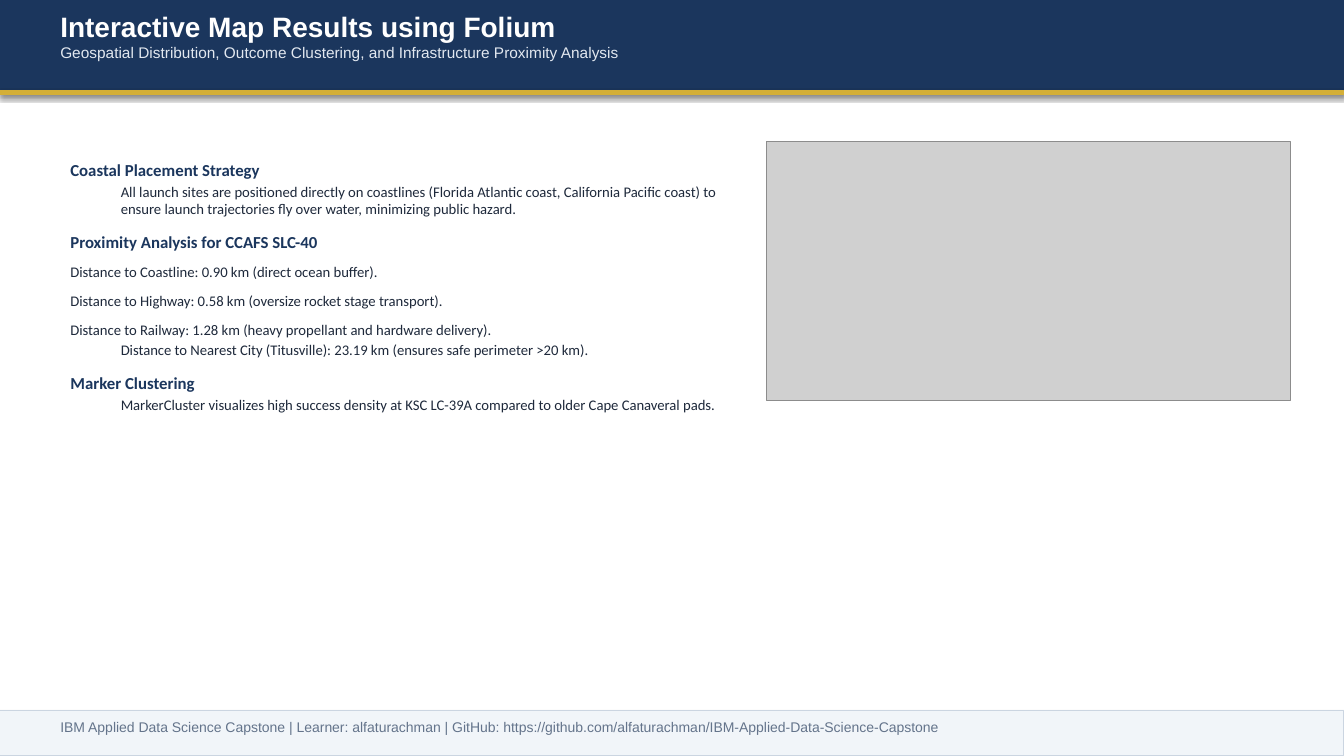
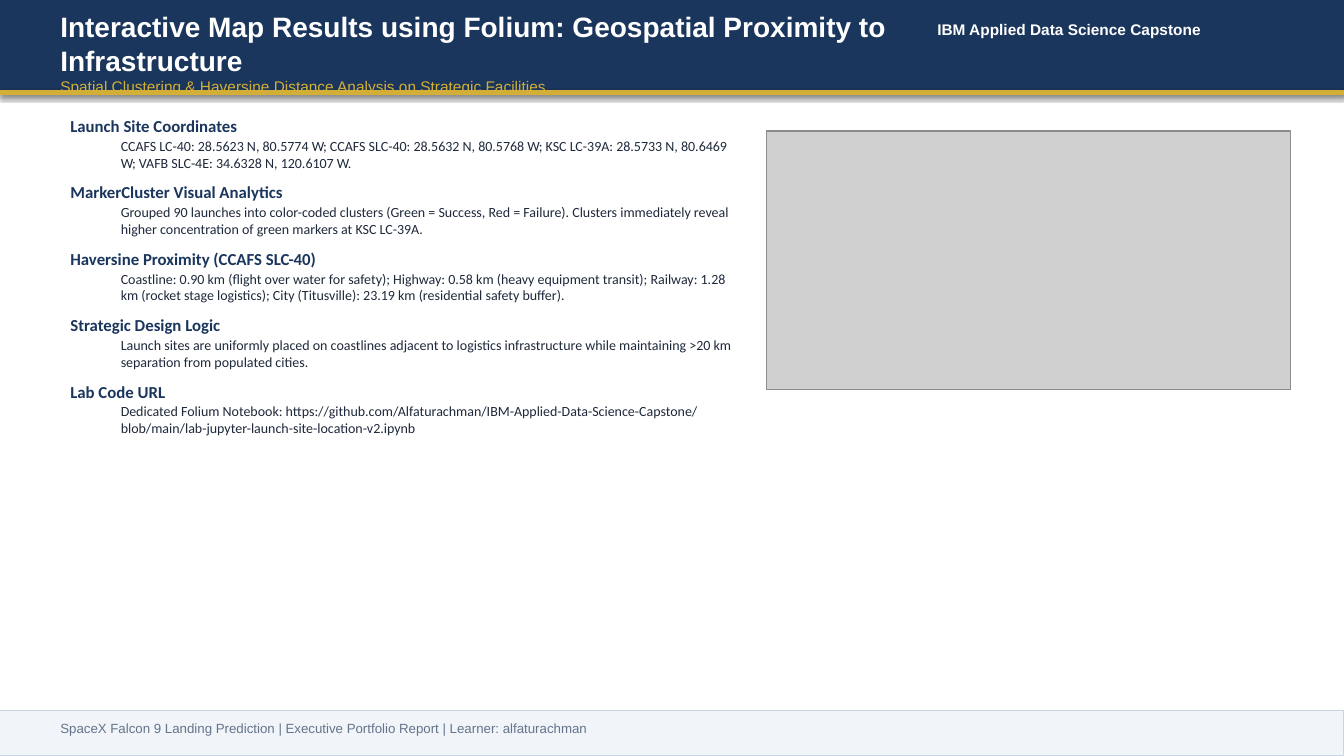
Before and after one commit to Alfaturachman/IBM-Applied-Data-Science-Capstone, a slide deck: slide 13 of Data Science Capstone Project Report.pptx. Drawn at 1344x756 pixels with LibreOffice and Linux fonts; fonts in the diff are those of the drawing; grey boxes stand for pictures. Boxes give left, top, right and bottom in pixels: in the first picture for what was removed or moved away, otherwise in the second. Text is boxed around its words. In the diff, an @@ line names an element or a change of style, - is before the commit and + after.

```diff
--- a/Data Science Capstone Project Report.pptx
+++ b/Data Science Capstone Project Report.pptx
@@ text at <box>60,16,885,96</box>: text changed; size 11 to 20 pt; text colour #E2E8F0 to #FFFFFF; bold on @@
-Interactive Map Results using Folium
-Geospatial Distribution, Outcome Clustering, and Infrastructure Proximity Analysis
+Interactive Map Results using Folium: Geospatial Proximity to Infrastructure
+Spatial Clustering & Haversine Distance Analysis on Strategic Facilities
@@ text added at <box>937,23,1200,39</box>, 11 pt, text #FFFFFF, bold @@
+IBM Applied Data Science Capstone
@@ text at <box>70,120,732,436</box>: text changed; size 10.5 to 10 pt @@
-Coastal Placement Strategy
-  All launch sites are positioned directly on coastlines (Florida Atlantic coast, California Pacific coast) to ensure launch trajectories fly over water, minimizing public hazard.
-Proximity Analysis for CCAFS SLC-40
-  Distance to Coastline: 0.90 km (direct ocean buffer).
-  Distance to Highway: 0.58 km (oversize rocket stage transport).
-  Distance to Railway: 1.28 km (heavy propellant and hardware delivery).
-  Distance to Nearest City (Titusville): 23.19 km (ensures safe perimeter >20 km).
-Marker Clustering
-  MarkerCluster visualizes high success density at KSC LC-39A compared to older Cape Canaveral pads.
+Launch Site Coordinates
+  CCAFS LC-40: 28.5623 N, 80.5774 W; CCAFS SLC-40: 28.5632 N, 80.5768 W; KSC LC-39A: 28.5733 N, 80.6469 W; VAFB SLC-4E: 34.6328 N, 120.6107 W.
+MarkerCluster Visual Analytics
+  Grouped 90 launches into color-coded clusters (Green = Success, Red = Failure). Clusters immediately reveal higher concentration of green markers at KSC LC-39A.
+Haversine Proximity (CCAFS SLC-40)
+  Coastline: 0.90 km (flight over water for safety); Highway: 0.58 km (heavy equipment transit); Railway: 1.28 km (rocket stage logistics); City (Titusville): 23.19 km (residential safety buffer).
+Strategic Design Logic
+  Launch sites are uniformly placed on coastlines adjacent to logistics infrastructure while maintaining >20 km separation from populated cities.
+Lab Code URL
+  Dedicated Folium Notebook: https://github.com/Alfaturachman/IBM-Applied-Data-Science-Capstone/blob/main/lab-jupyter-launch-site-location-v2.ipynb
@@ picture: place and size @@
-picture at <box>766,141,1291,400</box>
+picture at <box>766,131,1291,390</box>
@@ text removed at <box>60,722,938,735</box> @@
-IBM Applied Data Science Capstone | Learner: alfaturachman | GitHub: https://github.com/alfaturachman/IBM-Applied-Data-Science-Capstone
@@ text added at <box>60,723,587,736</box>, 9.5 pt, text #64748B @@
+SpaceX Falcon 9 Landing Prediction | Executive Portfolio Report | Learner: alfaturachman
```
Also in this commit, not shown: 12 other slides changed, 5 slides added, 4 slides removed, 14 other files.
